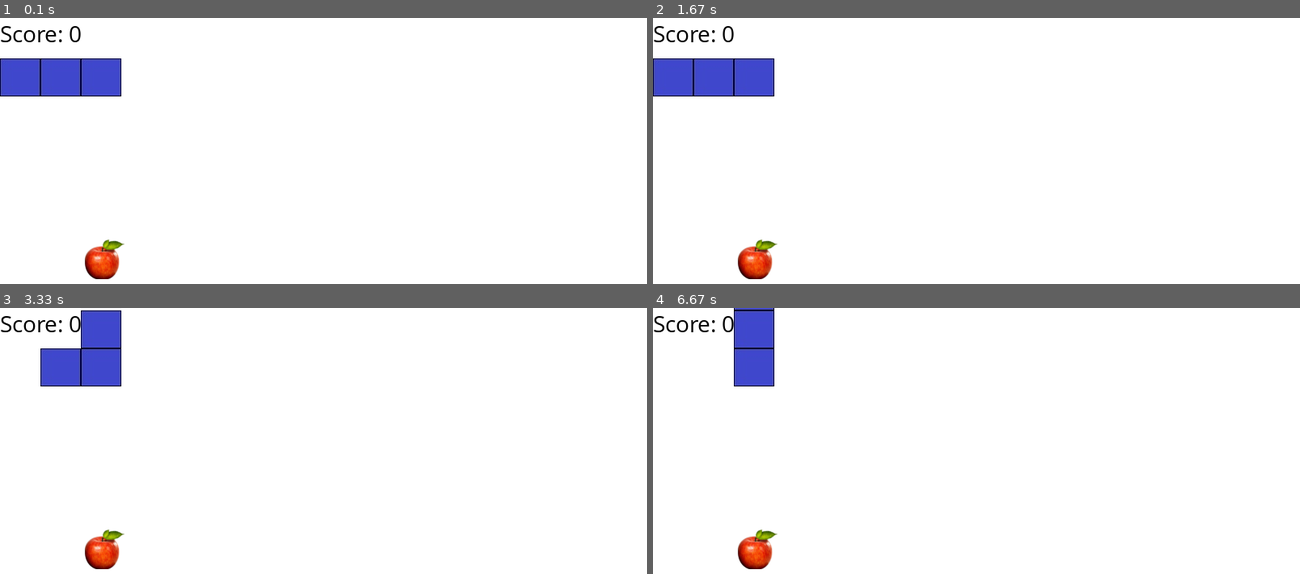
Above: before the commit, frames 1-4 (two rows, left to right).
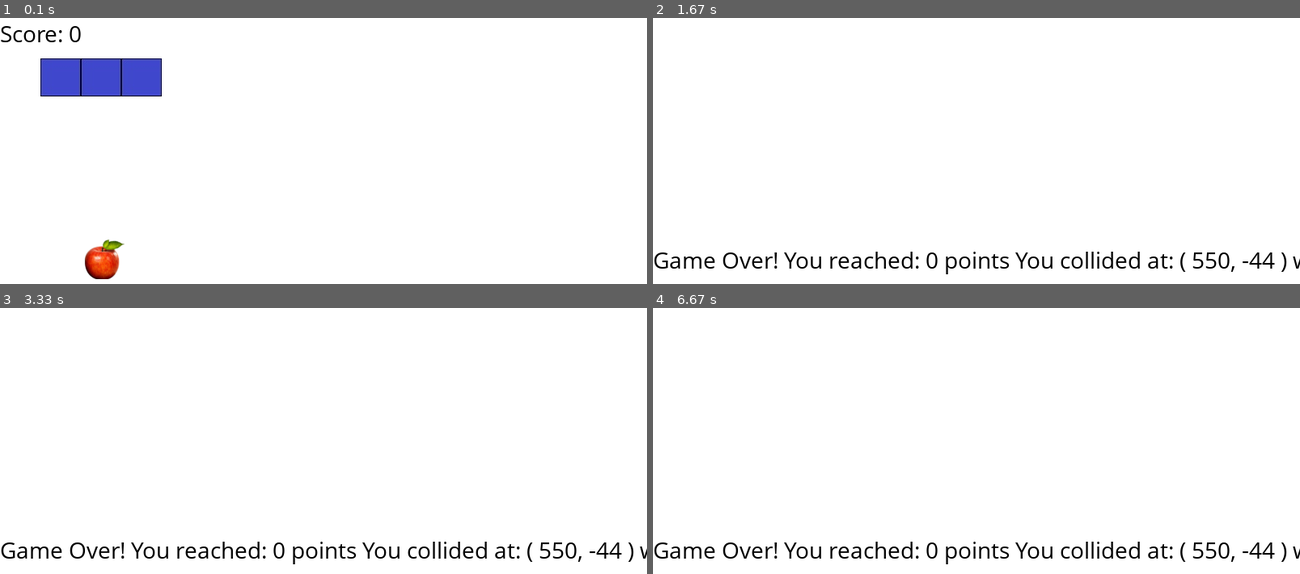
Above: after the commit, the same moments.

Repository: VoigtS/Snake_on_Python
Game: pygame game, started from pygame_template.py
The game is run twice, just before and just after one commit, with the same random seed, the same clock (stepped at 60 frames per second) and the same inputs.
Inputs:
- Up to frame 1 (0.1 s): no input
- Up to frame 2 (1.67 s): hold Up 0.83-1.3 s
- Up to frame 3 (3.33 s): no input
- Up to frame 4 (6.67 s): no input

The runs differ from the first frame. In frame 1, 1.8% of the frame differs, in the area x 0-25%, y 15-30%; in frame 2, 5.4%, in the area x 0-100%, y 3-99%; in frame 3, 5.4%; in frame 4, 4.5%.

Commit message:
Snake v1.0

Diff:
--- a/pygame_template.py
+++ b/pygame_template.py
@@ -1,6 +1,7 @@
 import sys, pygame
+from pygame import *
 import random
-from pygame import *
+import time
 
 class player:
     x = [0]
@@ -8,7 +9,7 @@
     playerWidth = 0
     playerHeight = 0
     direction = 0
-    gameSpeed = 200
+    gameDelay = 1
     playerWait = 0
 
     def __init__(self, length):
@@ -25,23 +26,21 @@
     def playerAutoMove(self):
         self.playerWait += 1
 
-        if (self.playerWait >= self.gameSpeed):
+        if (self.playerWait >= self.gameDelay):
 
-            #for i in range(len(self.x)):
-              #  print(self.x[i], self.y[i])
-            #print("xxxx" * 10)
-
+            # update player body
             for i in range(self.length - 1, 0, -1):
                 self.x[i] = self.x[i-1]
                 self.y[i] = self.y[i-1]
 
-            if(self.direction == 0  and self.x[0] < app.windowWidth - self.playerWidth):
+            # update player head
+            if(self.direction == 0):
                 self.x[0] += self.playerWidth
-            elif(self.direction == 1 and self.x[0] > 0):
+            elif(self.direction == 1):
                 self.x[0] -= self.playerWidth
-            elif(self.direction == 2 and self.y[0] > 0):
+            elif(self.direction == 2):
                 self.y[0] -= self.playerHeight
-            elif(self.direction == 3  and self.y[0] < app.windowHeight - self.playerHeight):
+            elif(self.direction == 3):
                 self.y[0] += self.playerHeight
 
             self.playerWait = 0
@@ -113,6 +112,18 @@
         self.screen.blit(self.apple.image, (self.apple.x, self.apple.y))
         pygame.display.flip()
 
+    def playerCollision(self, x1, y1, x2, y2, position):
+        # collision with snake or with area borders
+        if((x1 == x2 and y1 == y2) or (self.player.x[0] < 0 or self.player.y[0] < 0 or self.player.y[0] > app.windowHeight - self.player.playerHeight or self.player.x[0] > app.windowWidth - self.player.playerWidth)):
+            self.screen.fill(self.color)
+            self.score = self.font1.render("Game Over! You reached: " + str(apple.appleCounter) + " points " + "You collided at: " + "( " + str(x1) + ", " + str(y1) + " )" + " with position: " + str(position) , True, (0, 0, 0))
+            self.screen.blit(self.score, (0, self.windowHeight / 2 - self.font1.get_height() / 2))
+            pygame.display.flip()
+            self.running = False
+
+            while True:
+                self.checkQuit()
+
     def checkCollision(self, x1, y1, x2, y2, objectWidth, objectHeight):
 
         if(x1 + self.player.playerWidth >= x2 and x1 <= x2 + objectWidth):
@@ -123,6 +134,7 @@
 
         return(False)
 
+    # Main function
     def execute(self):
         if self.on_init() == False:
             self.running = False
@@ -131,6 +143,7 @@
             pygame.event.pump()
             keys = pygame.key.get_pressed()
 
+            # set movement direction
             if(keys[K_RIGHT]):
                 self.player.moveRight()
             elif(keys[K_LEFT] ):
@@ -139,21 +152,33 @@
                 self.player.moveUp()
             elif(keys[K_DOWN]):
                 self.player.moveDown()
+            elif(keys[K_ESCAPE]):
+                self.running = False
 
-            self.renderField()
+            # player automove
             self.player.playerAutoMove()
 
+            # apple collsion
             if(self.checkCollision(self.player.x[0], self.player.y[0], self.apple.x, self.apple.y, self.apple.appleWidth, self.apple.appleHeight)):
                 self.apple.positioning()
 
-            for event in pygame.event.get():
+            # Player Collision
+            for i in range(1, self.player.length):
+                self.playerCollision(self.player.x[0], self.player.y[0], self.player.x[i], self.player.y[i], i)
+
+            # field rendering
+            self.renderField()
+
+            time.sleep(100.0 / 1000.0)
+
+            self.checkQuit()
+
+    def checkQuit(self):
+        for event in pygame.event.get():
                 if event.type == pygame.QUIT:
-                    self.quitEvent(event)
-
-    def quitEvent(self, event):
-        self.running = False
-        pygame.quit()
-        sys.exit()
+                    self.running = False
+                    pygame.quit()
+                    sys.exit()
 
 
 if __name__ == "__main__":
